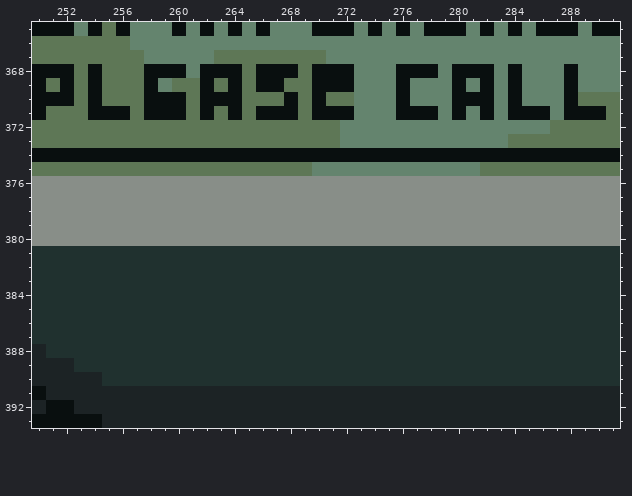
Pixel-art file: phonebooth_scaled.aseprite. Above is the file before it was changed.
450x750 pixels, 1 frame. Colours within 5 levels of each other are drawn and written as one. Shown: x 250..291, y 365..393.
Now the later version:
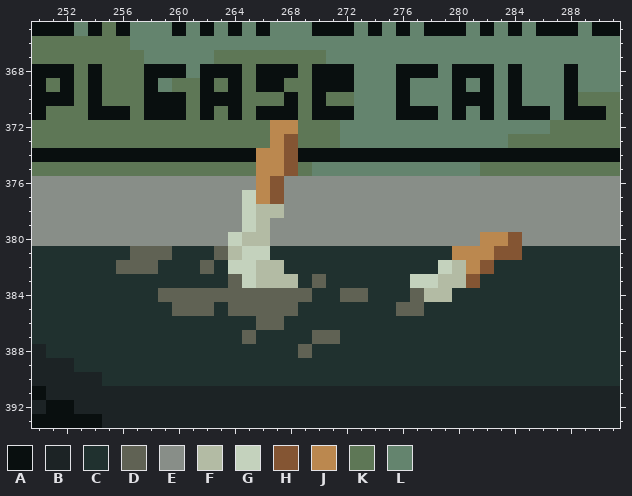
Palette (. is transparent): A #090f0f  B #1c2325  C #20312f  D #606254  E #888e88  F #b3bba4  G #c4d2bd  H #845533  J #bb884f  K #5e7756  L #64846e
From old to new:
layer "cig" added
--- layer "cig"
@@ x 250..291 @@
 371 AKKKAAAKAAAKAKAKAAAKAAALLLAAALALALAAALAAAK
-372 KKKKKKKKKKKKKKKKKKKKKKLLLLLLLLLLLLLLLKKKKK
-373 KKKKKKKKKKKKKKKKKKKKKKLLLLLLLLLLLLKKKKKKKK
-374 AAAAAAAAAAAAAAAAAAAAAAAAAAAAAAAAAAAAAAAAAA
-375 KKKKKKKKKKKKKKKKKKKKLLLLLLLLLLLLKKKKKKKKKK
-376 EEEEEEEEEEEEEEEEEEEEEEEEEEEEEEEEEEEEEEEEEE
-377 EEEEEEEEEEEEEEEEEEEEEEEEEEEEEEEEEEEEEEEEEE
-378 EEEEEEEEEEEEEEEEEEEEEEEEEEEEEEEEEEEEEEEEEE
-379 EEEEEEEEEEEEEEEEEEEEEEEEEEEEEEEEEEEEEEEEEE
-380 EEEEEEEEEEEEEEEEEEEEEEEEEEEEEEEEEEEEEEEEEE
-381 CCCCCCCCCCCCCCCCCCCCCCCCCCCCCCCCCCCCCCCCCC
-382 CCCCCCCCCCCCCCCCCCCCCCCCCCCCCCCCCCCCCCCCCC
-383 CCCCCCCCCCCCCCCCCCCCCCCCCCCCCCCCCCCCCCCCCC
-384 CCCCCCCCCCCCCCCCCCCCCCCCCCCCCCCCCCCCCCCCCC
-385 CCCCCCCCCCCCCCCCCCCCCCCCCCCCCCCCCCCCCCCCCC
-386 CCCCCCCCCCCCCCCCCCCCCCCCCCCCCCCCCCCCCCCCCC
-387 CCCCCCCCCCCCCCCCCCCCCCCCCCCCCCCCCCCCCCCCCC
-388 BCCCCCCCCCCCCCCCCCCCCCCCCCCCCCCCCCCCCCCCCC
+372 KKKKKKKKKKKKKKKKKJJKKKLLLLLLLLLLLLLLLKKKKK
+373 KKKKKKKKKKKKKKKKKJHKKKLLLLLLLLLLLLKKKKKKKK
+374 AAAAAAAAAAAAAAAAJJHAAAAAAAAAAAAAAAAAAAAAAA
+375 KKKKKKKKKKKKKKKKJJHKLLLLLLLLLLLLKKKKKKKKKK
+376 EEEEEEEEEEEEEEEEJHEEEEEEEEEEEEEEEEEEEEEEEE
+377 EEEEEEEEEEEEEEEGJHEEEEEEEEEEEEEEEEEEEEEEEE
+378 EEEEEEEEEEEEEEEGFFEEEEEEEEEEEEEEEEEEEEEEEE
+379 EEEEEEEEEEEEEEEGFEEEEEEEEEEEEEEEEEEEEEEEEE
+380 EEEEEEEEEEEEEEGFFEEEEEEEEEEEEEEEJJHEEEEEEE
+381 CCCCCCCDDDCCCDFGGCCCCCCCCCCCCCJJJHHCCCCCCC
+382 CCCCCCDDDCCCDCGGFFCCCCCCCCCCCGFJHCCCCCCCCC
+383 CCCCCCCCCCCCCCDGFFFCDCCCCCCGGFFHCCCCCCCCCC
+384 CCCCCCCCCDDDDDDDDDDDCCDDCCCDFFCCCCCCCCCCCC
+385 CCCCCCCCCCDDDCDDDDDCCCCCCCDDCCCCCCCCCCCCCC
+386 CCCCCCCCCCCCCCCCDDCCCCCCCCCCCCCCCCCCCCCCCC
+387 CCCCCCCCCCCCCCCDCCCCDDCCCCCCCCCCCCCCCCCCCC
+388 BCCCCCCCCCCCCCCCCCCDCCCCCCCCCCCCCCCCCCCCCC
 389 BBBCCCCCCCCCCCCCCCCCCCCCCCCCCCCCCCCCCCCCCC
Boxes around the changes in both pictures, in picture pixels (x1, y1, x2, y2):
changed: (116, 120, 522, 358)
